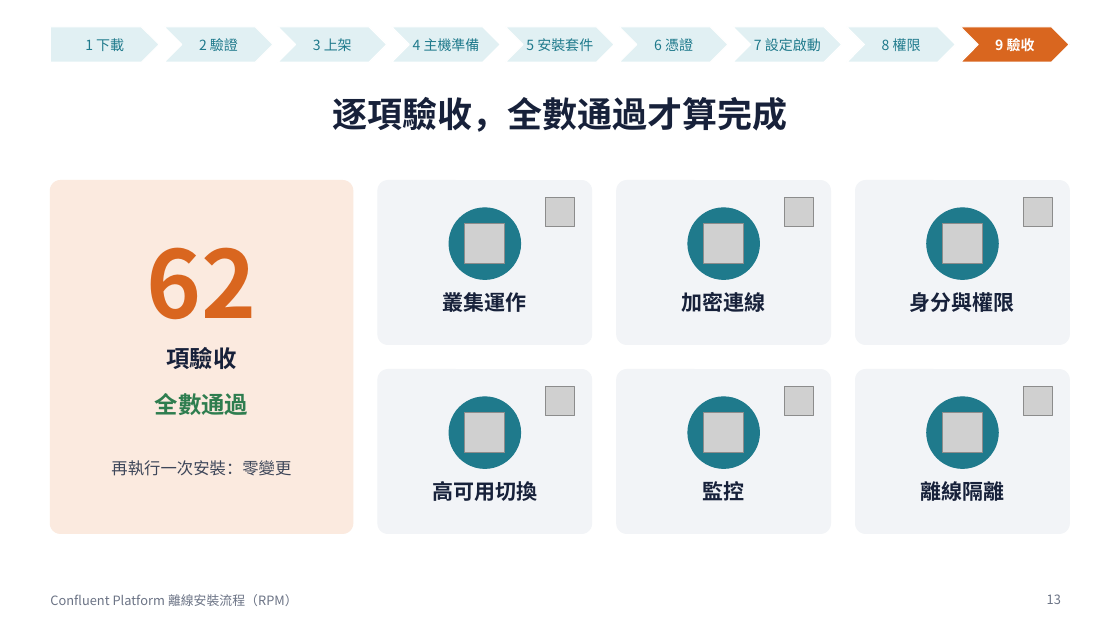
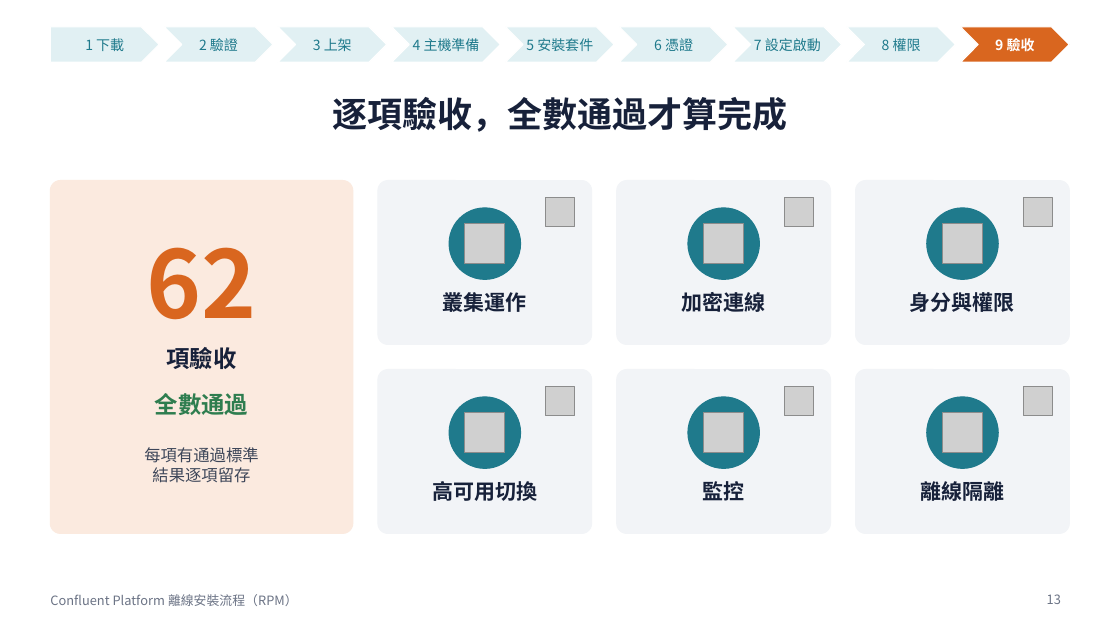
Before and after one commit to zxc81906119/kafka_install_ops, a slide deck: slide 13 of docs/Confluent-RPM安裝流程.pptx. Drawn at 1120x630 pixels with LibreOffice and Linux fonts; fonts in the diff are those of the drawing; grey boxes stand for pictures. Boxes give left, top, right and bottom in pixels: in the first picture for what was removed or moved away, otherwise in the second. Text is boxed around its words. In the diff, an @@ line names an element or a change of style, - is before the commit and + after.

```diff
--- a/docs/Confluent-RPM安裝流程.pptx
+++ b/docs/Confluent-RPM安裝流程.pptx
@@ text at <box>144,447,258,483</box>: text changed @@
-再執行一次安裝：零變更
+每項有通過標準
+結果逐項留存
```
Also in this commit, not shown: 11 other slides changed, 14 other files.
